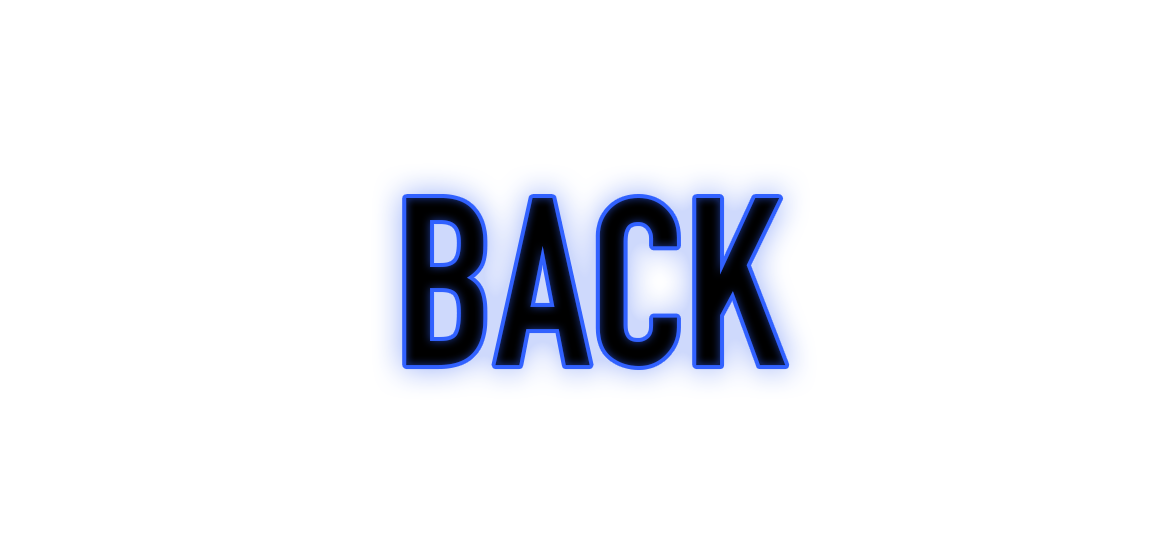
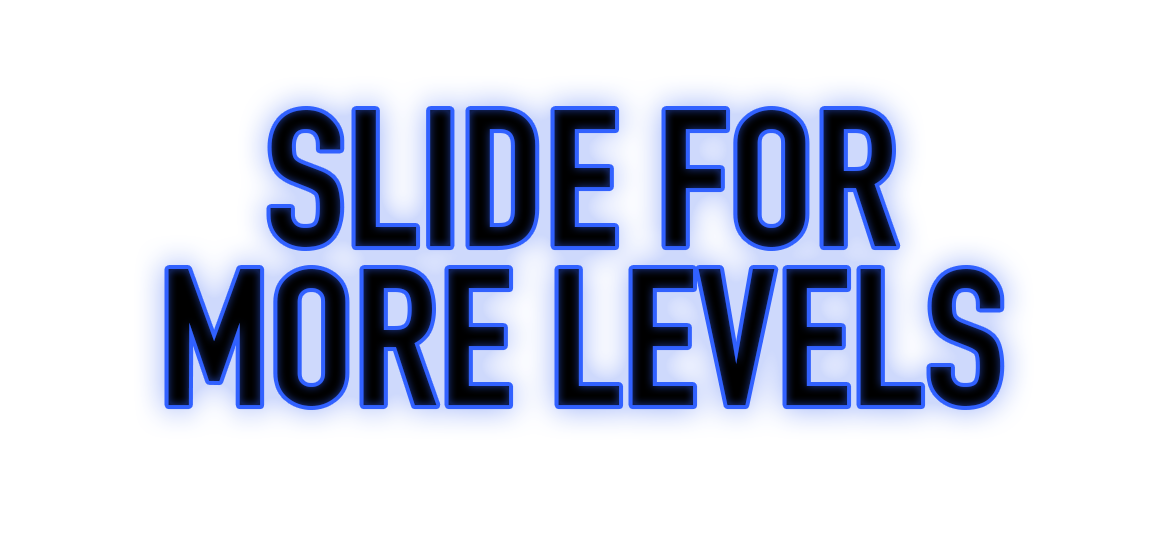
Two versions of the same layered image (1167×542). Layer-by-layer changes:
renamed "BACK" to "slide for more levels", painted on it over 168, 110, 1001, 406
